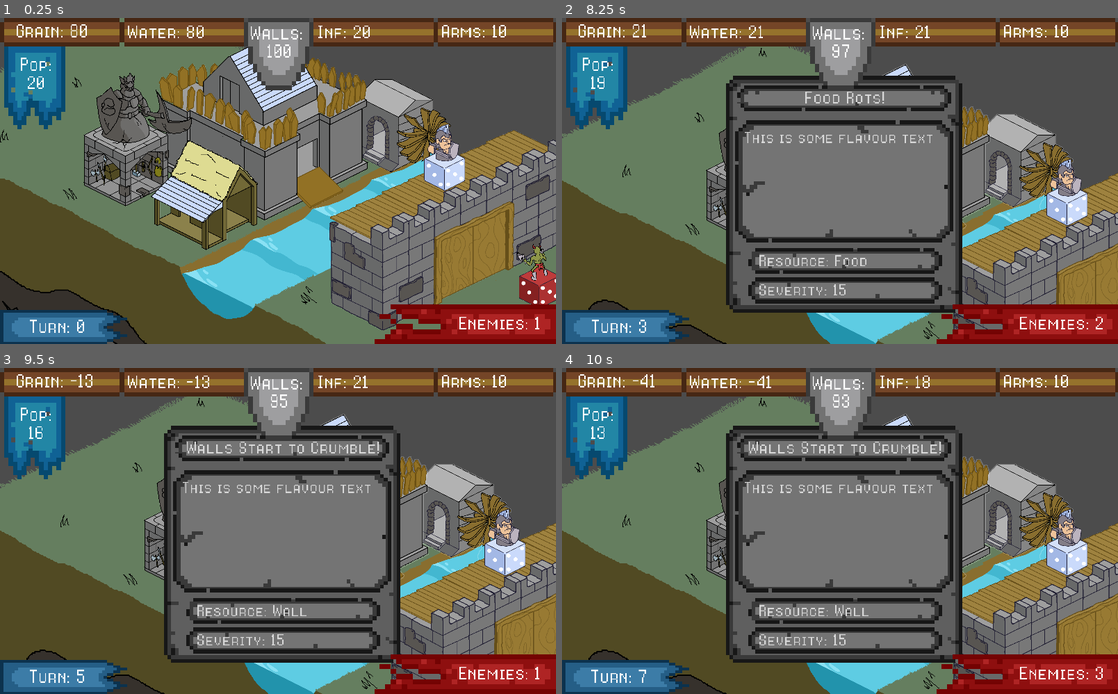
Above: before the commit, frames 1-4 (two rows, left to right).
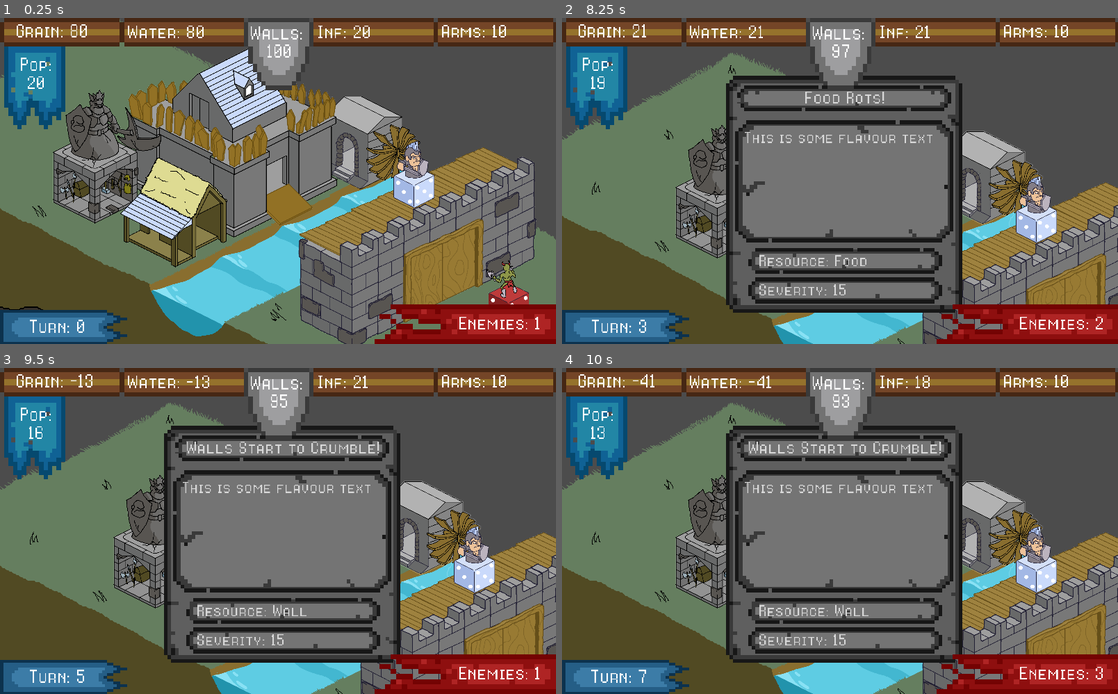
Above: after the commit, the same moments.

Repository: CapsCollective/rng-stronghold
Game: Godot game, scene res://scenes/main.tscn
Same seed, same stepped clock (60 frames per second), same inputs: the game is played once before the commit and once after it.
Inputs (mouse positions are in pixels of both pictures, inside the frame that each line leads up to):
- Up to frame 1 (0.25 s): no input
- Up to frame 2 (8.25 s): tap Enter (ui_accept) at 0.5, 0.77, 8 s; move the mouse to (962, 128) at 0.52 s; press the mouse at (962, 128) at 0.53 s; release the mouse at (962, 128) at 1.25 s; click "Roll" at 1.25 s; click "Add Dice" at 2 s; click "Remove Dice" at 2.75 s; click "Roll" at 3.5 s; click "Add Dice" at 4.25 s; click "Remove Dice" at 5 s; click "Roll" at 5.75 s; click "Add Dice" at 6.5 s; click "Remove Dice" at 7.25 s; move the mouse to (584, 158) at 8.02 s; right-click (584, 158) at 8.1 s; click (584, 158) at 8.17 s
- Up to frame 3 (9.5 s): tap Enter (ui_accept) at 8.27, 8.75 s; move the mouse to (200, 524) at 8.77 s; press the mouse at (200, 524) at 8.78 s
- Up to frame 4 (10 s): tap Enter (ui_accept) at 9.5, 9.77 s; move the mouse to (828, 579) at 9.52 s; release the mouse at (828, 579) at 9.53 s; right-click (828, 579) at 9.6 s; click (828, 579) at 9.67 s

The runs differ from the first frame. In frame 1, 46% of the frame differs, in the area x 0-100%, y 0-100%; in frame 2, 18%; in frame 3, 18%; in frame 4, 18%.

Commit message:
Updated UI elements

Diff:
--- a/scenes/building_interface.tscn
+++ b/scenes/building_interface.tscn
@@ -1,7 +1,8 @@
-[gd_scene load_steps=6 format=2]
+[gd_scene load_steps=8 format=2]
 
 [ext_resource path="res://res/8bitOperatorPlusSC-Regular.ttf" type="DynamicFontData" id=1]
 [ext_resource path="res://scenes/building_interface.gd" type="Script" id=2]
+[ext_resource path="res://res/dice_box.png" type="Texture" id=3]
 
 [sub_resource type="DynamicFont" id=1]
 size = 30
@@ -11,8 +12,12 @@
 size = 30
 font_data = ExtResource( 1 )
 
+[sub_resource type="DynamicFont" id=4]
+size = 30
+font_data = ExtResource( 1 )
+
 [sub_resource type="RectangleShape2D" id=3]
-extents = Vector2( 77.6604, 73.339 )
+extents = Vector2( 60.3813, 64.9693 )
 
 [node name="BuildingInterface" type="Node2D"]
 position = Vector2( 0, 0.679001 )
@@ -82,25 +87,22 @@
 "_edit_use_anchors_": false
 }
 
-[node name="Target" type="ColorRect" parent="."]
-margin_left = 2055.14
-margin_top = 174.985
-margin_right = 2288.14
-margin_bottom = 398.985
-__meta__ = {
-"_edit_use_anchors_": false
-}
+[node name="Target" type="Sprite" parent="."]
+position = Vector2( 2026.79, 174.985 )
+scale = Vector2( 4, 4 )
+texture = ExtResource( 3 )
+centered = false
 
 [node name="Label" type="Label" parent="Target"]
 anchor_top = -0.00106534
 anchor_bottom = -0.00106532
-margin_left = 6.0
-margin_top = 5.23864
-margin_right = 224.0
-margin_bottom = 217.239
-custom_fonts/font = SubResource( 2 )
-custom_colors/font_color = Color( 0, 0, 0, 1 )
-text = "Target: "
+margin_left = 28.0
+margin_top = 17.0842
+margin_right = 69.0
+margin_bottom = 61.0842
+custom_fonts/font = SubResource( 4 )
+custom_colors/font_color = Color( 0.380392, 0.203922, 0.0745098, 1 )
+text = "0"
 align = 1
 valign = 1
 __meta__ = {
@@ -108,9 +110,11 @@
 }
 
 [node name="Area2D" type="Area2D" parent="Target"]
+position = Vector2( 9.44861, 1.14441e-05 )
+scale = Vector2( 0.333333, 0.333333 )
 
 [node name="CollisionShape2D" type="CollisionShape2D" parent="Target/Area2D"]
-position = Vector2( 115.993, 112.57 )
+position = Vector2( 118.693, 116.619 )
 shape = SubResource( 3 )
 
 [node name="ColorRect3" type="ColorRect" parent="."]
--- a/scenes/main.tscn
+++ b/scenes/main.tscn
@@ -36,4 +36,4 @@
 position = Vector2( 0.709473, 0.679001 )
 
 [node name="Buildings" parent="." instance=ExtResource( 2 )]
-position = Vector2( 100.979, 30.9608 )
+position = Vector2( 44.5797, 62.4256 )
Binary file added: res/dice_box.png
Not shown, added: res/dice_box.png.import
